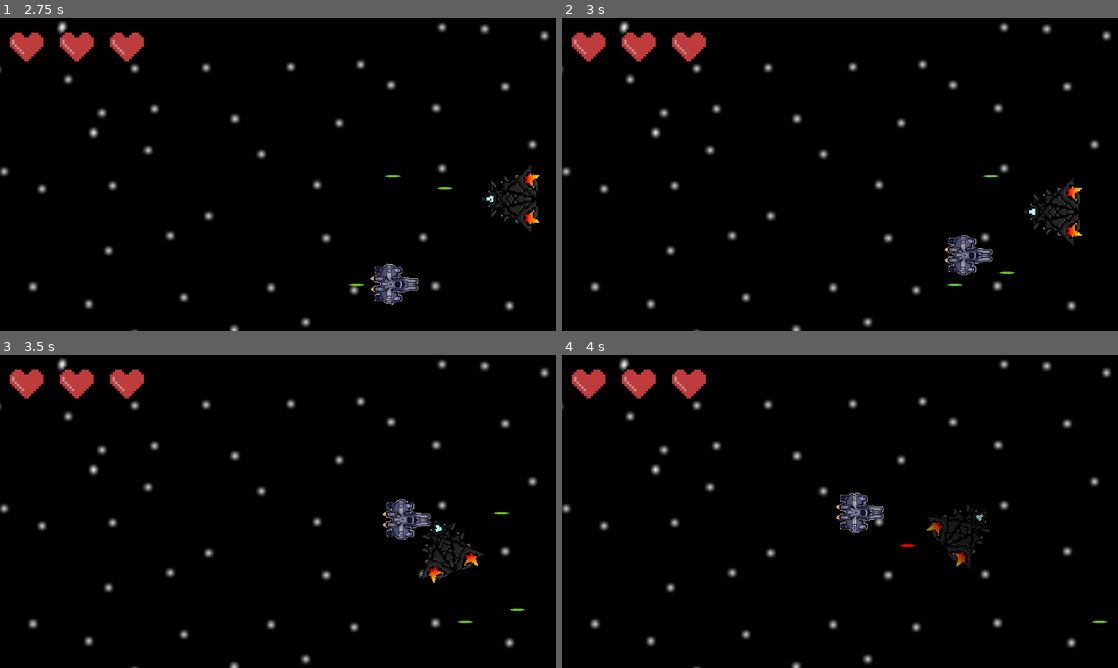
Above: before the commit, frames 1-4 (two rows, left to right).
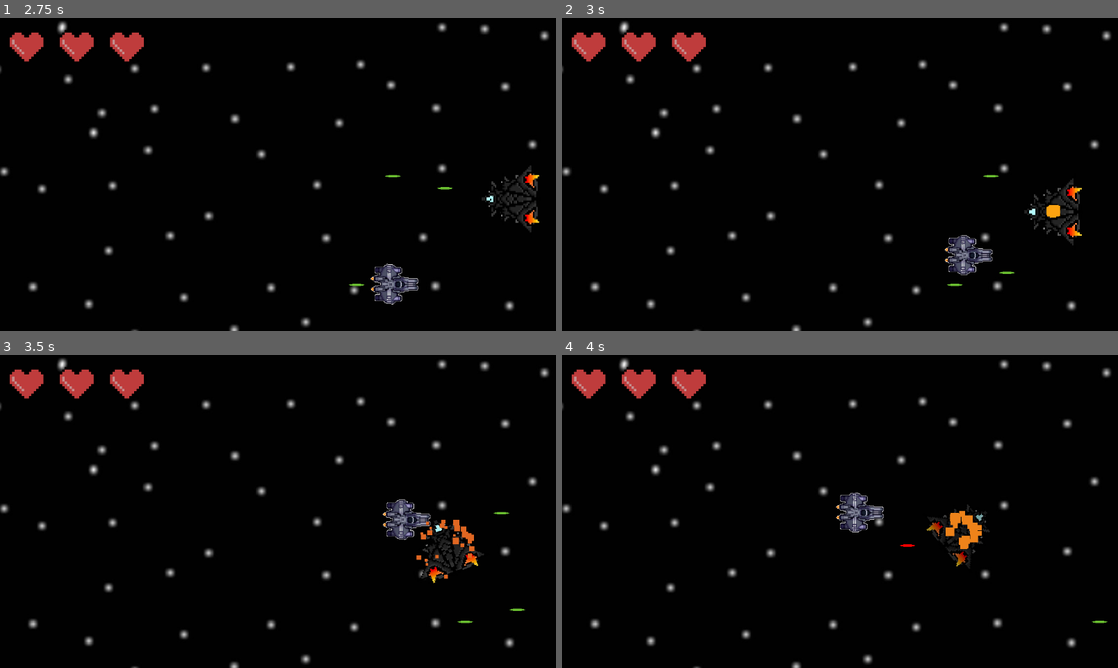
Above: after the commit, the same moments.

Repository: cofeek-codes/Space-Strike
Game: Godot game, scene res://scenes/main/game.tscn
Same seed, same stepped clock (60 frames per second), same inputs: the game is played once before the commit and once after it.
Inputs (mouse positions are in pixels of both pictures, inside the frame that each line leads up to):
- Up to frame 1 (2.75 s): tap Enter at 0.5 s; move the mouse to (400, 158) at 0.52 s; hold D (move_right) 0.53-1.28 s; click (400, 158) at 0.6 s; move the mouse to (166, 190) at 1.27 s; hold S (move_down) 1.28-2.03 s; click (166, 190) at 1.35 s; move the mouse to (333, 105) at 2.02 s; hold D (move_right) from 2.03 s (still down); click (333, 105) at 2.1 s
- Up to frame 2 (3 s): move the mouse to (812, 237) at 2.77 s; release D (move_right) at 2.78 s; hold W (move_up) from 2.78 s (still down); click (812, 237) at 2.85 s
- Up to frame 3 (3.5 s): keep holding W (move_up)
- Up to frame 4 (4 s): move the mouse to (1006, 558) at 3.52 s; release W (move_up) at 3.53 s; hold A (move_left) from 3.53 s (still down); click (1006, 558) at 3.6 s

Frame 1 is identical in both runs. In frame 2, 0.1% of the frame differs, in the area x 87-90%, y 59-64%; in frame 3, 0.3%; in frame 4, 0.4%, in the area x 69-76%, y 49-62%.

Commit message:
enemy death particle system

Diff:
--- /dev/null
+++ b/graphics/particle_systems/explosion_psm.tres
@@ -0,0 +1,24 @@
+[gd_resource type="ParticleProcessMaterial" load_steps=5 format=3 uid="uid://dtwdi1tju8edo"]
+
+[sub_resource type="Gradient" id="Gradient_ms2bh"]
+colors = PackedColorArray(1, 0.654918, 0.0593736, 1, 0.778335, 0.189537, 0.204461, 1)
+
+[sub_resource type="GradientTexture1D" id="GradientTexture1D_4ehgn"]
+gradient = SubResource("Gradient_ms2bh")
+
+[sub_resource type="Curve" id="Curve_ke5wf"]
+_data = [Vector2(0, 1), 0.0, 0.0, 0, 0, Vector2(0.946502, 0.351648), 0.0, 0.0, 0, 0]
+point_count = 2
+
+[sub_resource type="CurveTexture" id="CurveTexture_qirg0"]
+curve = SubResource("Curve_ke5wf")
+
+[resource]
+particle_flag_disable_z = true
+spread = 180.0
+initial_velocity_min = 30.0
+initial_velocity_max = 75.0
+scale_min = 5.0
+scale_max = 15.0
+scale_curve = SubResource("CurveTexture_qirg0")
+color_ramp = SubResource("GradientTexture1D_4ehgn")
--- a/scenes/enemies/_enemies/basic_enemy.tscn
+++ b/scenes/enemies/_enemies/basic_enemy.tscn
@@ -1,8 +1,9 @@
-[gd_scene load_steps=20 format=3 uid="uid://bm6t0edeebcpg"]
+[gd_scene load_steps=21 format=3 uid="uid://bm6t0edeebcpg"]
 
 [ext_resource type="Script" path="res://scripts/enemies/basic_enemy.gd" id="1_vvoms"]
 [ext_resource type="Texture2D" uid="uid://i4c7bpoyqbh6" path="res://assets/enemies/basic_enemy-die-sheet.png" id="2_vhxds"]
 [ext_resource type="Texture2D" uid="uid://c6mt52aog560j" path="res://assets/enemies/basic_enemy.png" id="2_ygiii"]
+[ext_resource type="Material" uid="uid://dtwdi1tju8edo" path="res://graphics/particle_systems/explosion_psm.tres" id="4_mmgby"]
 
 [sub_resource type="AtlasTexture" id="AtlasTexture_3xx0v"]
 atlas = ExtResource("2_vhxds")
@@ -146,6 +147,15 @@
 wait_time = 1.5
 autostart = true
 
+[node name="ExplosionPS" type="GPUParticles2D" parent="."]
+scale = Vector2(5, 5)
+emitting = false
+amount = 25
+process_material = ExtResource("4_mmgby")
+one_shot = true
+explosiveness = 1.0
+local_coords = true
+
 [connection signal="area_entered" from="." to="." method="_on_area_entered"]
 [connection signal="animation_finished" from="AnimationPlayer" to="." method="_on_animation_player_animation_finished"]
 [connection signal="timeout" from="ShootCoolDownTimer" to="." method="_on_shoot_cool_down_timer_timeout"]
--- a/scripts/enemies/basic_enemy.gd
+++ b/scripts/enemies/basic_enemy.gd
@@ -8,6 +8,7 @@
 
 @onready var aim_marker: Marker2D = $AimMarker
 @onready var animation_player: AnimatedSprite2D = $AnimationPlayer
+@onready var explosion_particles: GPUParticles2D = $ExplosionPS
 
 
 
@@ -19,6 +20,7 @@
 func die():
 	print('enemy %s should die' % self)
 	animation_player.play('die')
+	explosion_particles.restart()
 
 
 # Called when the node enters the scene tree for the first time.
